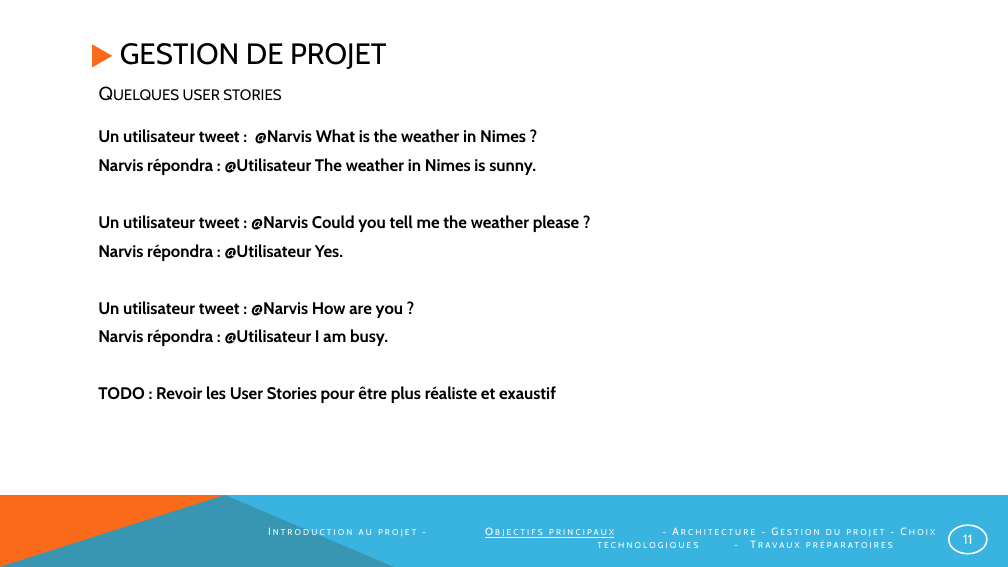
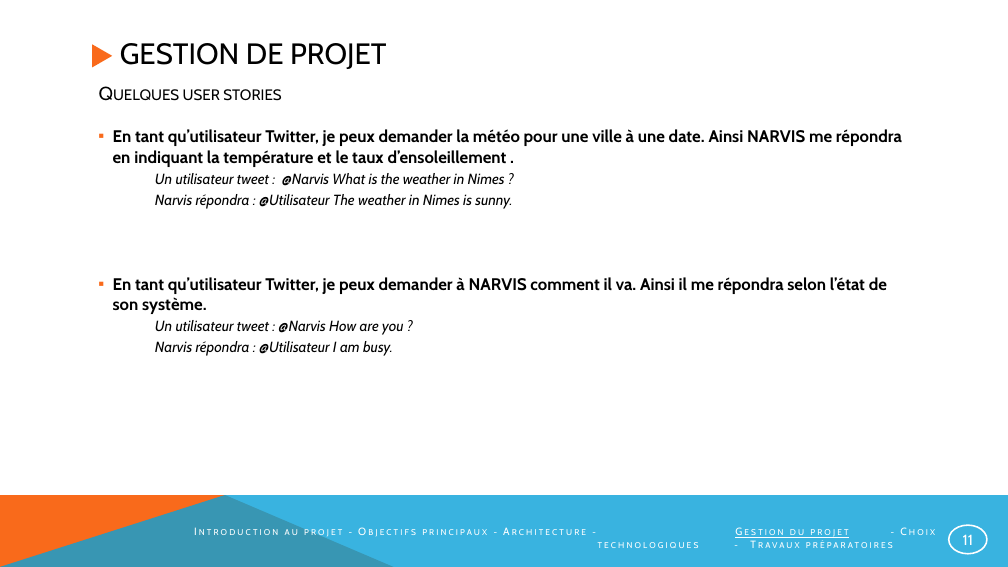
Before and after one commit to NotAVeryIntelligentSystem/NARVIS, a slide deck: slide 11 of Presentation/PrésentationNarvis_2.pptx. Drawn at 1008x567 pixels with LibreOffice and Linux fonts; fonts in the diff are those of the drawing. Boxes give left, top, right and bottom in pixels: in the first picture for what was removed or moved away, otherwise in the second. Text is boxed around its words. In the diff, an @@ line names an element or a change of style, - is before the commit and + after.

Commit message:
Mise à jour de la Présentation. Modification des User Stories +  Intégration du schéma InputOutput + Ajout d'images + Modification de la partie Gestion de Projet.

```diff
--- a/Presentation/PrésentationNarvis_2.pptx
+++ b/Presentation/PrésentationNarvis_2.pptx
@@ text at (x1=113, y1=129, x2=902, y2=167): paragraph added @@
+  ▪ En tant qu’utilisateur Twitter, je peux demander la météo pour une ville à une date. Ainsi NARVIS me répondra en indiquant la température et le taux d’ensoleillement .
@@ text at (x1=155, y1=173, x2=512, y2=356): size 16 to 14 pt, bold off, italic on in "Un utilisateur tweet : @Narvis What is ...", "Narvis répondra : @Utilisateur The weather in ...", "Un utilisateur tweet : @Narvis How are ...", "Narvis répondra : @Utilisateur I am busy."; list level 1 to 5 in "Un utilisateur tweet : @Narvis ..."; list level 1 to 5 in "Narvis répondra : @Utilisateur The ..."; list level 1 to 5 in "Narvis répondra : @Utilisateur I ..." @@
@@ text at (x1=113, y1=276, x2=887, y2=314): text changed @@
-Un utilisateur tweet : @Narvis Could you tell me the weather please ?
-Narvis répondra : @Utilisateur Yes.
+  ▪ En tant qu’utilisateur Twitter, je peux demander à NARVIS comment il va. Ainsi il me répondra selon l’état de son système.
@@ text at (x1=98, y1=386, x2=556, y2=403): paragraph removed @@
-TODO : Revoir les User Stories pour être plus réaliste et exaustif
@@ text "Introduction au projet - Objectifs ..." at (x1=285, y1=529, x2=893, y2=548): underline off in "Objectifs principaux"; underline on in "Gestion du projet" @@
```
Also in this commit, not shown: 9 other slides changed, 1 slide added, 2 slides removed.
